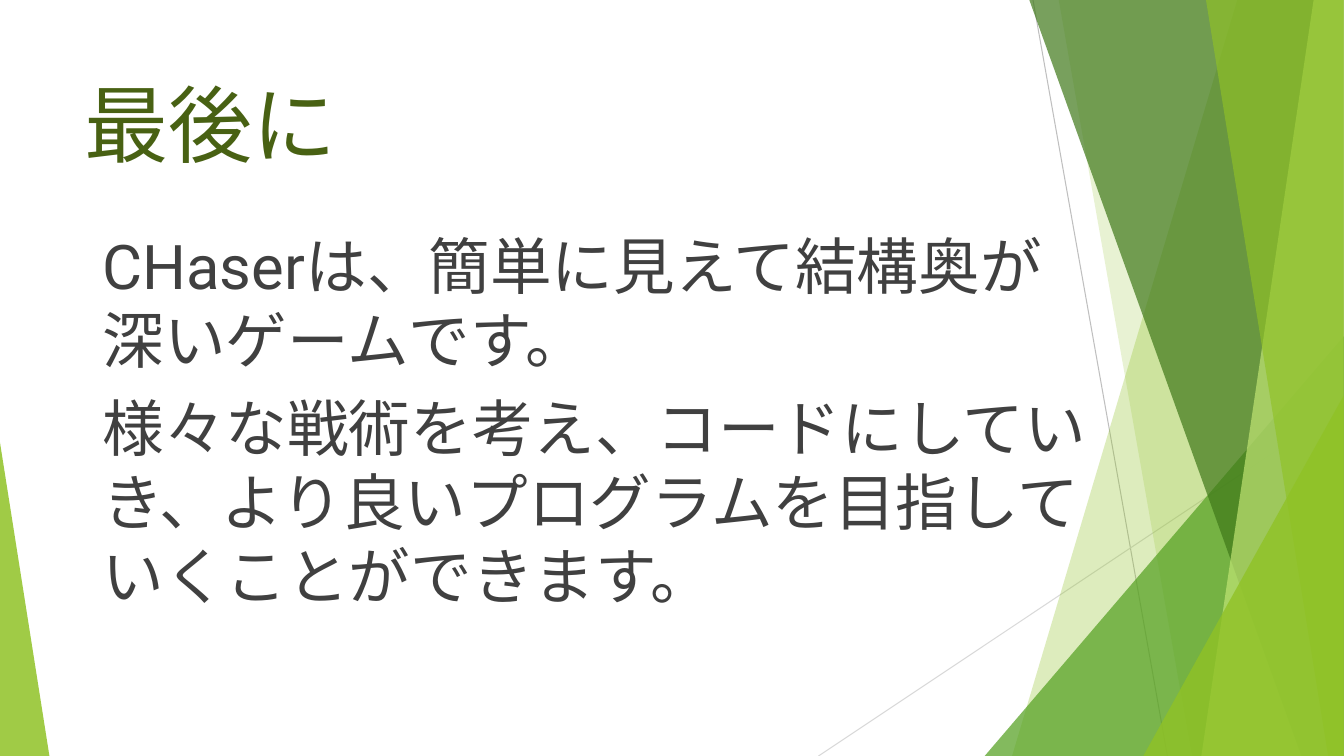
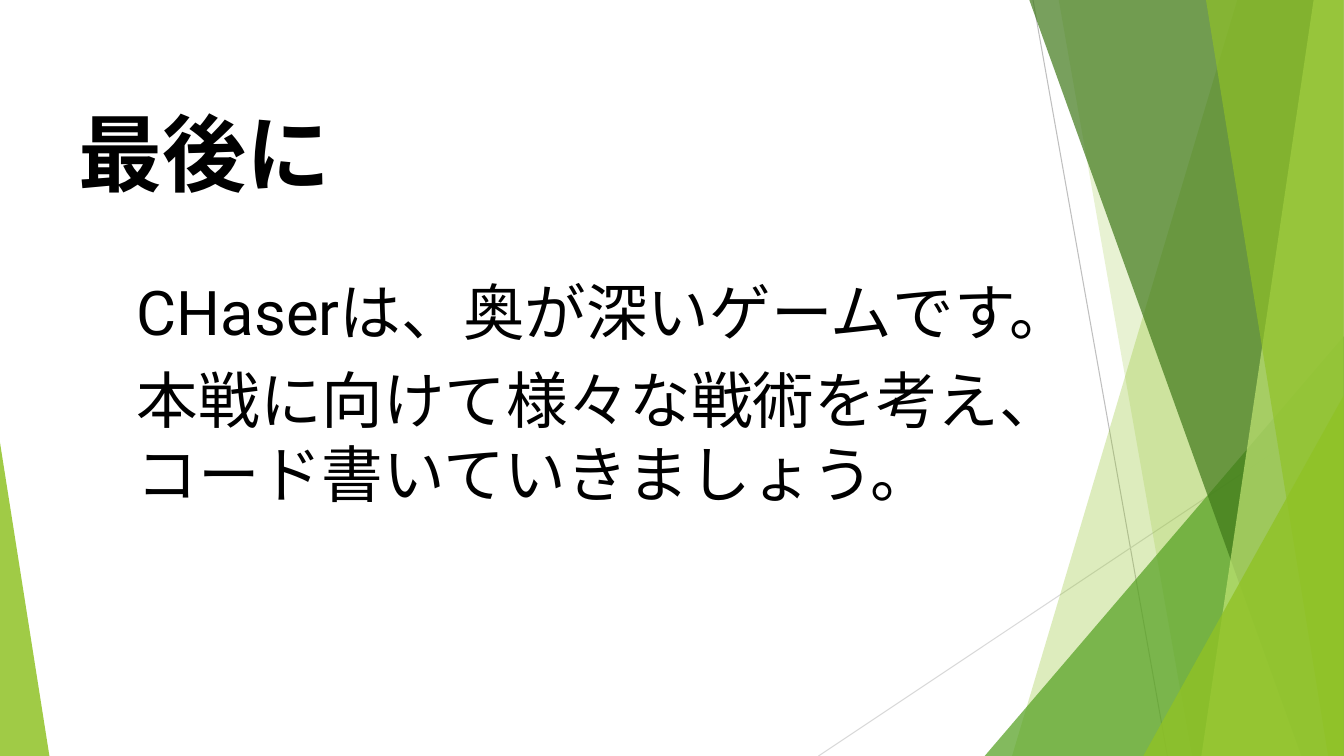
Before and after one commit to noko1024/ChaserDoc, a slide deck: slide 22 of New_U-16.pptx. Drawn at 1344x756 pixels with LibreOffice and Linux fonts; fonts in the diff are those of the drawing. Boxes give left, top, right and bottom in pixels: in the first picture for what was removed or moved away, otherwise in the second. Text is boxed around its words. In the diff, an @@ line names an element or a change of style, - is before the commit and + after.

```diff
--- a/New_U-16.pptx
+++ b/New_U-16.pptx
@@ title "最後に": place and size @@
-title "最後に" at [85,85,337,163]
+title "最後に" at [78,113,330,193]
@@ title "最後に" at [78,113,330,193]: text colour #486113 to #000000, bold on @@
@@ text at [137,283,1071,502]: text changed; text colour #404040 to #000000 @@
-CHaserは、簡単に見えて結構奥が深いゲームです。
-様々な戦術を考え、コードにしていき、より良いプログラムを目指していくことができます。
+CHaserは、奥が深いゲームです。
+本戦に向けて様々な戦術を考え、コード書いていきましょう。
```
Also in this commit, not shown: 19 other slides changed.
